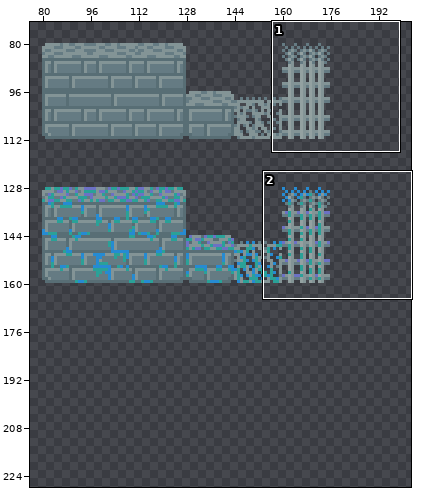
Pixel-art file, stored at Visitant/Assets/tileset/tilesetpv.aseprite. The picture above shows the old version from afar; the outline marks the close-up.
Close-up. Before the commit:
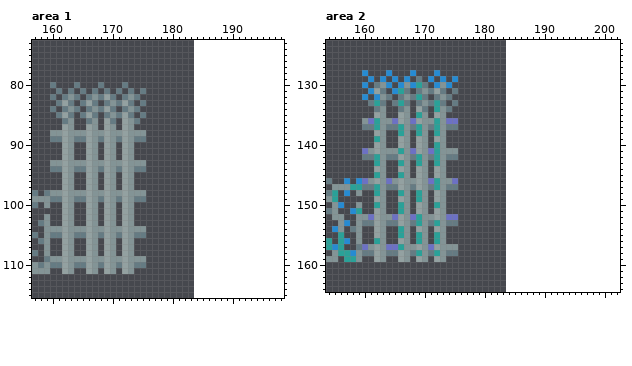
120x120 pixels, 1 frame. Shown: area 1: x 157..198, y 73..115; area 2: x 154..202, y 123..164. The old version is drawn lined up with the new one, on the new canvas. The wide view leaves out empty margins. The commit also changed other parts of the picture, which this record leaves out.
After:
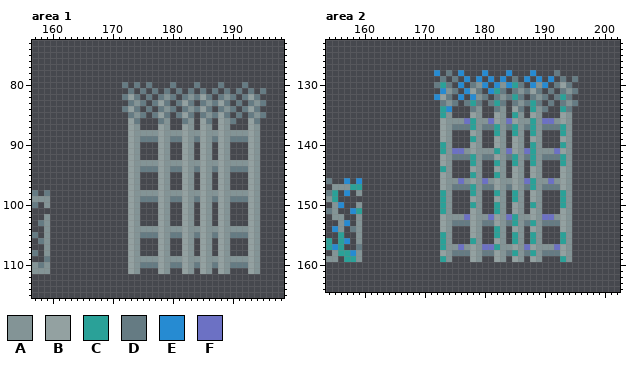
Palette (. is transparent): A #839496  B #93a1a1  C #2aa198  D #657b83  E #268bd2  F #6c71c4
From old to new:
canvas 120x120 -> 240x240, the old top-left corner now at 64,64
Area 1:
y 80: x 160 D -> .; x 164 D -> .; x 168 D -> .; x 174 . -> D; x 176 . -> D; x 180 . -> D; x 184 . -> D; x 188 . -> D; x 192 . -> D
y 81: x 161 D -> .; x 163 D -> .; x 165 D -> .; x 167 D -> .; x 169 D -> .; x 171 D -> .; x 177 . -> D; x 179 . -> D; x 181 . -> D; x 183 . -> D; x 185 . -> D; x 187 . -> D; x 189 . -> D; x 191 . -> D; x 193 . -> D; x 195 . -> D
y 82: x 160 D -> .; x 162..164 DAD -> ...; x 166..170 DADBD -> .....; x 173 A -> B; x 176 . -> D; x 178..180 ... -> DAD; x 182..186 ..... -> DADBD; x 188..190 ... -> DAD; x 192..194 ... -> DBD
y 83: x 161..163 DBD -> ...; x 165..167 DBD -> ...; x 169..172 DADB -> ....; x 174 . -> A; x 177..179 ... -> DBD; x 181..183 ... -> DBD; x 185..189 ..... -> DADBD; x 191 . -> D; x 193..195 ... -> DAD
y 84: x 160 D -> .; x 162..164 DAD -> ...; x 166..170 DADBD -> .....; x 173 A -> B; x 176 . -> D; x 178..180 ... -> DAD; x 182..186 ..... -> DADBD; x 188..190 ... -> DAD; x 192..194 ... -> DBD
y 85: x 161..163 DBD -> ...; x 165..167 DBD -> ...; x 169..172 DADB -> ....; x 174 . -> A; x 177..179 ... -> DBD; x 181..183 ... -> DBD; x 185..189 ..... -> DADBD; x 191 . -> D; x 193..195 ... -> DAD
y 86: x 162..163 DA -> ..; x 166..167 DA -> ..; x 169..170 BD -> ..; x 172..173 BA -> .B; x 178..179 .. -> DA; x 182..183 .. -> DA; x 185..186 .. -> BD; x 188..190 ... -> BAD; x 193..194 .. -> BD
y 87: x 162..163 BA -> ..; x 166..167 BA -> ..; x 169..170 BA -> ..; x 172..174 BA. -> .BA; x 178..179 .. -> BA; x 182..183 .. -> BA; x 185..186 .. -> BA; x 188..189 .. -> BA; x 193..194 .. -> BA
y 88: x 160..173 AABAAABAABAABA -> .............B; x 176..194 ................... -> AABAAABAABAABAAAABA
y 89: x 160..174 DDBADDBADBADBAD -> .............BA; x 176..194 ................... -> DDBADDBADBADBADDDBA
y 90..92: x 162..163 BA -> ..; x 166..167 BA -> ..; x 169..170 BA -> ..; x 172..174 BA. -> .BA; x 178..179 .. -> BA; x 182..183 .. -> BA; x 185..186 .. -> BA; x 188..189 .. -> BA; x 193..194 .. -> BA
y 93: x 160..173 AABAAABAABAABA -> .............B; x 176..194 ................... -> AABAAABAABAABAAAABA
y 94: x 160..174 DDBADDBADBADBAD -> .............BA; x 176..194 ................... -> DDBADDBADBADBADDDBA
y 95..97: x 162..163 BA -> ..; x 166..167 BA -> ..; x 169..170 BA -> ..; x 172..174 BA. -> .BA; x 178..179 .. -> BA; x 182..183 .. -> BA; x 185..186 .. -> BA; x 188..189 .. -> BA; x 193..194 .. -> BA
y 98: x 160..173 AABAAABAABAABA -> .............B; x 176..194 ................... -> AABAAABAABAABAAAABA
y 99: x 160..174 DDBADDBADBADBAD -> .............BA; x 176..194 ................... -> DDBADDBADBADBADDDBA
y 100..103: x 162..163 BA -> ..; x 166..167 BA -> ..; x 169..170 BA -> ..; x 172..174 BA. -> .BA; x 178..179 .. -> BA; x 182..183 .. -> BA; x 185..186 .. -> BA; x 188..189 .. -> BA; x 193..194 .. -> BA
y 104: x 160..173 AABAAABAABAABA -> .............B; x 176..194 ................... -> AABAAABAABAABAAAABA
y 105: x 160..174 DDBADDBADBADBAD -> .............BA; x 176..194 ................... -> DDBADDBADBADBADDDBA
y 106..108: x 162..163 BA -> ..; x 166..167 BA -> ..; x 169..170 BA -> ..; x 172..174 BA. -> .BA; x 178..179 .. -> BA; x 182..183 .. -> BA; x 185..186 .. -> BA; x 188..189 .. -> BA; x 193..194 .. -> BA
y 109: x 160..173 AABAAABAABAABA -> .............B; x 176..194 ................... -> AABAAABAABAABAAAABA
y 110: x 160..174 DDBADDBADBADBAD -> .............BA; x 176..194 ................... -> DDBADDBADBADBADDDBA
y 111: x 162..163 BA -> ..; x 166..167 BA -> ..; x 169..170 BA -> ..; x 172..174 BA. -> .BA; x 178..179 .. -> BA; x 182..183 .. -> BA; x 185..186 .. -> BA; x 188..189 .. -> BA; x 193..194 .. -> BA
Area 2:
y 128: x 160 E -> .; x 164 E -> .; x 168 E -> .; x 174 . -> D; x 176 . -> E; x 180 . -> E; x 184 . -> E; x 188 . -> E; x 192 . -> D
y 129: x 161 E -> .; x 163 E -> .; x 165 E -> .; x 167 E -> .; x 169 D -> .; x 171 E -> .; x 173 E -> D; x 175 E -> D; x 177 . -> E; x 179 . -> E; x 181 . -> E; x 183 . -> E; x 185 . -> D; x 187 . -> E; x 189 . -> E; x 191 . -> E; x 193 . -> D; x 195 . -> D
y 130: x 160 E -> .; x 162..164 DAE -> ...; x 166..170 EAECD -> .....; x 172..174 EAE -> DCD; x 176 . -> E; x 178..180 ... -> DAE; x 182..186 ..... -> EAECD; x 188..190 ... -> EAE; x 192..194 ... -> DBD
y 131: x 161..163 EBD -> ...; x 165..167 ECD -> ...; x 169..174 DADBD. -> ....EA; x 177..179 ... -> EBD; x 181..183 ... -> ECD; x 185..189 ..... -> DADBD; x 191 . -> D; x 193..195 ... -> DAD
y 132: x 160 E -> .; x 162..164 EAD -> ...; x 166..170 DADCD -> .....; x 172..173 DA -> EB; x 176 . -> E; x 178..180 ... -> EAD; x 182..186 ..... -> DADCD; x 188..190 ... -> DAD; x 192..194 ... -> DCD
y 133: x 161..163 DCD -> ...; x 165..167 DCD -> ...; x 169..172 DADC -> ....; x 174 . -> A; x 177..179 ... -> DCD; x 181..183 ... -> DCD; x 185..189 ..... -> DADCD; x 191 . -> D; x 193..195 ... -> DAD
y 134: x 162..163 DA -> ..; x 166..167 DA -> ..; x 169..170 BD -> ..; x 172..174 CAD -> .CE; x 178..179 .. -> DA; x 182..183 .. -> DA; x 185..186 .. -> BD; x 188..190 ... -> CAD; x 193..194 .. -> CD
y 135: x 162..163 BA -> ..; x 166..167 BA -> ..; x 169..170 CA -> ..; x 172..174 BA. -> .CA; x 178..179 .. -> BA; x 182..183 .. -> BA; x 185..186 .. -> CA; x 188..189 .. -> BA; x 193..194 .. -> BA
y 136: x 160..194 AFCAAFBAFBAACAFF................... -> .............BAAAFCAAFBAFBAACAFFABA
y 137: x 160..174 DDCADDCADCADCAD -> .............BA; x 176..194 ................... -> DDCADDCADCADCADDDCA
y 138: x 162..163 BA -> ..; x 166..167 CA -> ..; x 169..170 CA -> ..; x 172..174 CA. -> .BA; x 178..179 .. -> BA; x 182..183 .. -> CA; x 185..186 .. -> CA; x 188..189 .. -> CA; x 193..194 .. -> CA
y 139: x 162..163 CA -> ..; x 166..167 BA -> ..; x 169..170 BA -> ..; x 172..174 BA. -> .BA; x 178..179 .. -> CA; x 182..183 .. -> BA; x 185..186 .. -> BA; x 188..189 .. -> BA; x 193..194 .. -> BA
y 140: x 162..163 BA -> ..; x 166..167 BA -> ..; x 169..170 BA -> ..; x 172..174 CA. -> .CA; x 178..179 .. -> BA; x 182..183 .. -> BA; x 185..186 .. -> BA; x 188..189 .. -> CA; x 193..194 .. -> CA
y 141: x 160..173 FABAAACAFBAFCA -> .............C; x 175..194 A................... -> FFABAAACAFBAFCAAAFBA
y 142: x 160..174 DDCADDBADCADCAD -> .............BA; x 176..194 ................... -> DDCADDBADCADCADDDCA
y 143: x 162..163 CA -> ..; x 166..167 CA -> ..; x 169..170 CA -> ..; x 172..174 CA. -> .BA; x 178..179 .. -> CA; x 182..183 .. -> CA; x 185..186 .. -> CA; x 188..189 .. -> CA; x 193..194 .. -> CA
y 144: x 162..163 BA -> ..; x 166..167 BA -> ..; x 169..170 BA -> ..; x 172..174 BA. -> .CA; x 178..179 .. -> BA; x 182..183 .. -> BA; x 185..186 .. -> BA; x 188..189 .. -> BA; x 193..194 .. -> BA
y 145: x 162..163 CA -> ..; x 166..167 CA -> ..; x 169..170 BA -> ..; x 172..174 BA. -> .BA; x 178..179 .. -> CA; x 182..183 .. -> CA; x 185..186 .. -> BA; x 188..189 .. -> BA; x 193..194 .. -> BA
y 146: x 160..173 FABAFABAABAFCA -> .............B; x 175..194 F................... -> AFABAFABAABAFCAAFABA
y 147: x 160..174 DDCADDBADBADCAD -> .............BA; x 176..194 ................... -> DDCADDBADBADCADDDBA
y 148: x 162..163 CA -> ..; x 166..167 CA -> ..; x 169..170 CA -> ..; x 172..174 BA. -> .CA; x 178..179 .. -> CA; x 182..183 .. -> CA; x 185..186 .. -> CA; x 188..189 .. -> BA; x 193..194 .. -> CA
y 149: x 162..163 BA -> ..; x 166..167 BA -> ..; x 169..170 CA -> ..; x 172..174 BA. -> .CA; x 178..179 .. -> BA; x 182..183 .. -> BA; x 185..186 .. -> CA; x 188..189 .. -> BA; x 193..194 .. -> CA
y 150: x 162..163 CA -> ..; x 166..167 CA -> ..; x 169..170 BA -> ..; x 172..174 CA. -> .CA; x 178..179 .. -> CA; x 182..183 .. -> CA; x 185..186 .. -> BA; x 188..189 .. -> CA; x 193..194 .. -> CA
y 151: x 162..163 BA -> ..; x 166..167 CA -> ..; x 169..170 BA -> ..; x 172..174 BA. -> .CA; x 178..179 .. -> BA; x 182..183 .. -> CA; x 185..186 .. -> BA; x 188..189 .. -> BA; x 193..194 .. -> BA
y 152: x 160..194 AFBAAFBAFCAABAFF................... -> .............BAAAFBAAFBAFCAABAFFABA
y 153: x 160..174 DDBADDBADCADCAD -> .............BA; x 176..194 ................... -> DDBADDBADCADCADDDBA
y 154: x 162..163 BA -> ..; x 166..167 CA -> ..; x 169..170 BA -> ..; x 172..174 BA. -> .BA; x 178..179 .. -> BA; x 182..183 .. -> CA; x 185..186 .. -> BA; x 188..189 .. -> BA; x 193..194 .. -> BA
y 155: x 162..163 BA -> ..; x 166..167 CA -> ..; x 169..170 CA -> ..; x 172..174 CA. -> .CA; x 178..179 .. -> BA; x 182..183 .. -> CA; x 185..186 .. -> CA; x 188..189 .. -> CA; x 193..194 .. -> CA
y 156: x 162..163 CA -> ..; x 166..167 BA -> ..; x 169..170 CA -> ..; x 172..174 CA. -> .CA; x 178..179 .. -> CA; x 182..183 .. -> BA; x 185..186 .. -> CA; x 188..189 .. -> CA; x 193..194 .. -> CA
y 157: x 160..173 FABAFFCAABAFBA -> .............C; x 176..194 ................... -> FABAFFCAABAFBAAAFBA
y 158: x 160..174 DDBADDBADCADCAD -> .............BA; x 176..194 ................... -> DDBADDBADCADCADDDBA
y 159: x 162..163 BA -> ..; x 166..167 BA -> ..; x 169..170 BA -> ..; x 172..174 BA. -> .CA; x 178..179 .. -> BA; x 182..183 .. -> BA; x 185..186 .. -> BA; x 188..189 .. -> BA; x 193..194 .. -> CA
Pixel boxes of the changes (left, top, right, bottom) in both close-ups:
changed: (50, 82, 266, 274)
changed: (362, 70, 578, 262)
